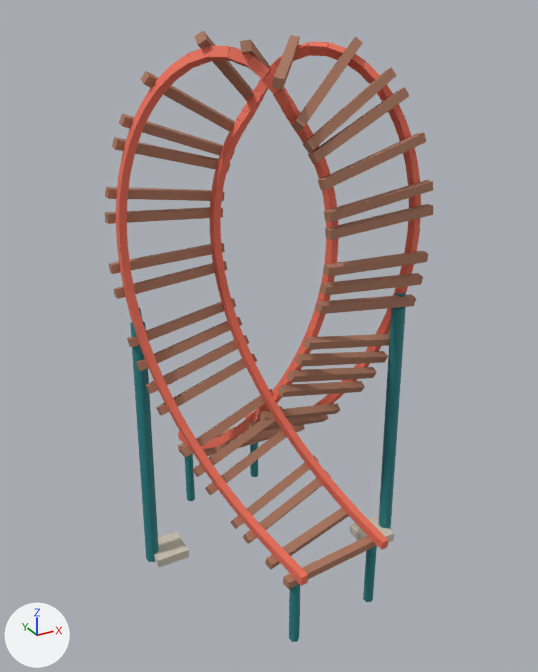
The glTF model games/brightway-park/public/art/models/track_loop.glb: old version first, new version second.
One viewpoint serves both versions: a 50 mm camera at (-4.59, -8.27, 7.73) aimed at (-0.06, -0.04, 3.61). Arrows for +X, +Y and +Z are at lower left; the lights stay in place. The picture after the commit comes second. Where no turn or scale is listed for an object, it has been applied to the vertices.

Names of what the first picture shows: 'track_loop_0', 'track_loop_1', 'track_loop_2', 'track_loop_3'.
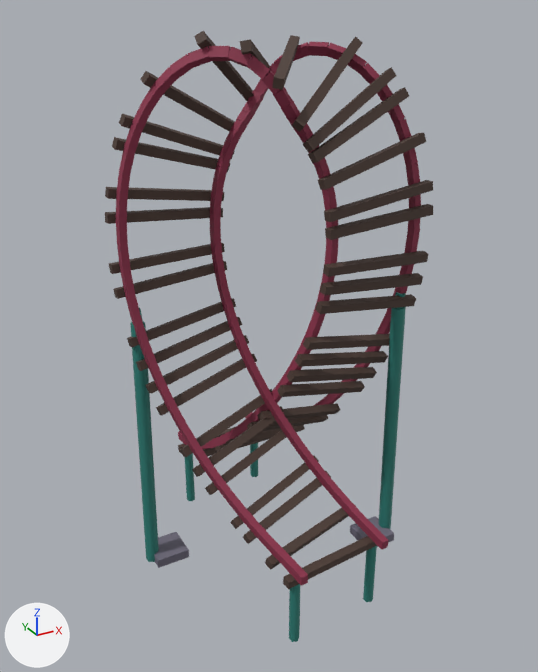
The change, as a diff of the scene's bpy script:
```diff
--- a/games/brightway-park/public/art/models/track_loop.glb.py
+++ b/games/brightway-park/public/art/models/track_loop.glb.py
@@ mat_material_0 @@
 mat_material_0 = principled_material('Material_0')
-mat_material_0.base_color = (0.863, 0.162, 0.0999)  # red #ef7059
+mat_material_0.base_color = (0.262, 0.0284, 0.0685)  # red #8c2f4a
 mat_material_0.roughness = 0.72
@@ mat_material_1 @@
 mat_material_1 = principled_material('Material_1')
-mat_material_1.base_color = (0.418, 0.191, 0.117)  # brown #ad7960
+mat_material_1.base_color = (0.0742, 0.0437, 0.0331)  # brown #4d3b33
 mat_material_1.roughness = 0.72
@@ mat_material_3 @@
 mat_material_3 = principled_material('Material_3')
-mat_material_3.base_color = (0.624, 0.571, 0.468)  # pale yellow #cfc7b6
+mat_material_3.base_color = (0.156, 0.144, 0.195)  # grey #6e6a7a
 mat_material_3.roughness = 0.72
```

What differs and where, as boxes [x1, y1, x2, y2] in the pictures (538 x 672 px):
'track_loop_1', recoloured (darker): [105, 31, 433, 589] in both
'track_loop_0', recoloured: [116, 42, 421, 586] in both
'track_loop_3', recoloured: [154, 516, 394, 568] in both
